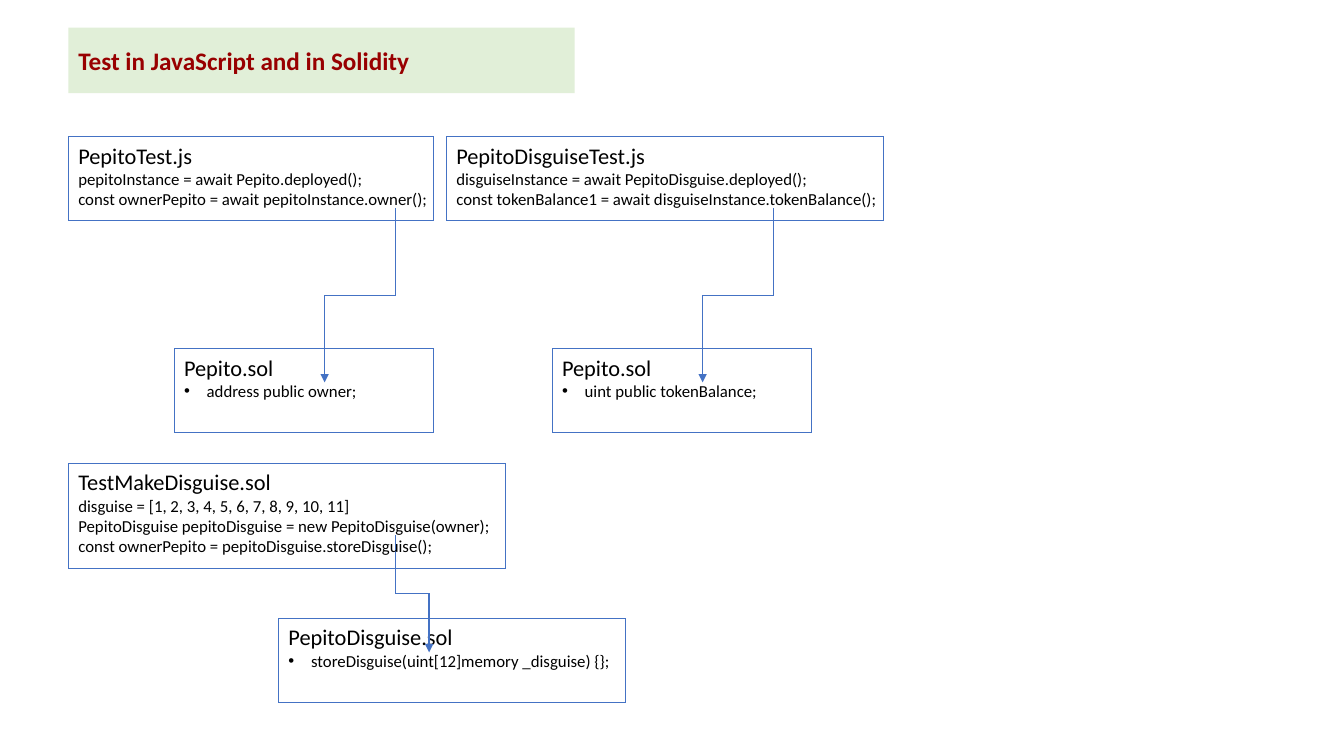
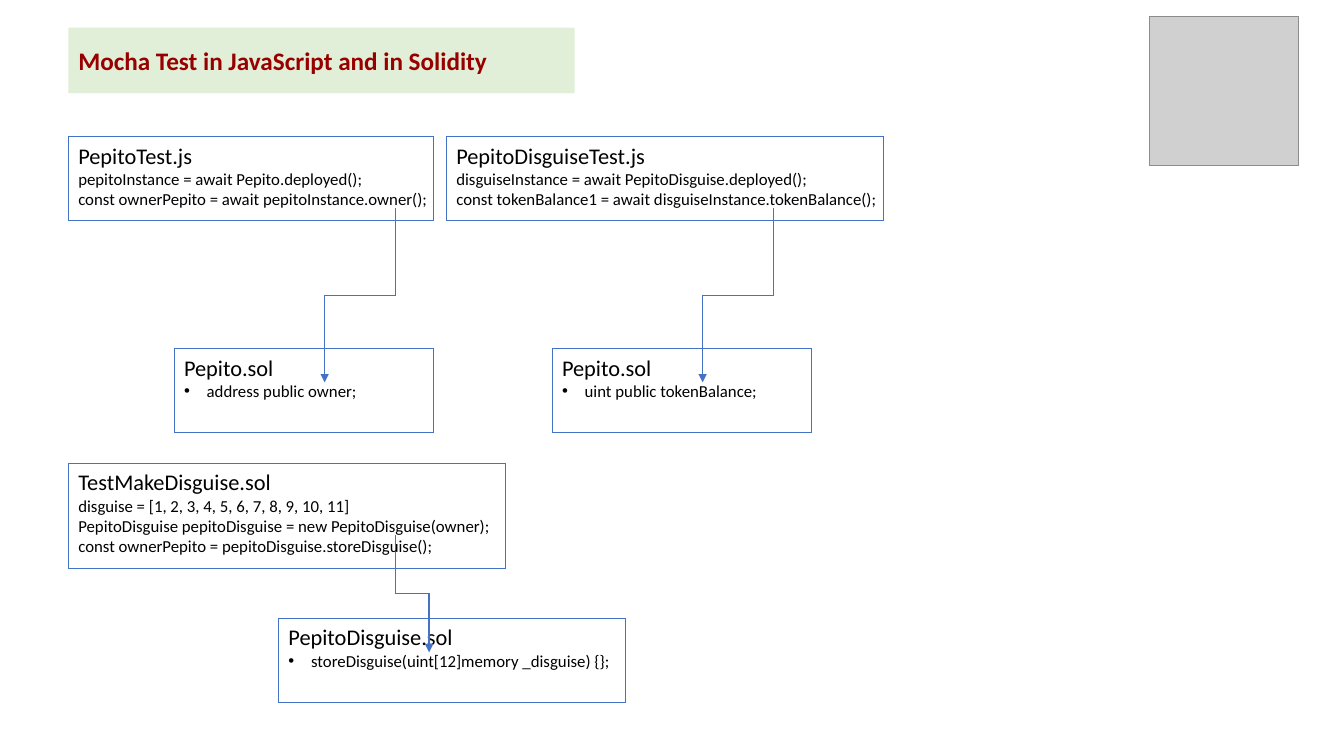
Before and after one commit to kvutien/Project-Machu-Picchu-2020, a slide deck: slide 3 of Pepito/Final Project Design.pptx (slide 8 before the commit). Drawn at 1344x756 pixels with LibreOffice and Linux fonts; fonts in the diff are those of the drawing; grey boxes stand for pictures. Boxes give left, top, right and bottom in pixels: in the first picture for what was removed or moved away, otherwise in the second. Text is boxed around its words. In the diff, an @@ line names an element or a change of style, - is before the commit and + after.

```diff
--- a/Pepito/Final Project Design.pptx
+++ b/Pepito/Final Project Design.pptx
@@ picture added at box(1149, 16, 1300, 166) @@
@@ text in rectangle at box(78, 52, 487, 74): text changed @@
-Test in JavaScript and in Solidity
+Mocha Test in JavaScript and in Solidity
```
Also in this commit, not shown: 7 other slides changed, 1 slide added, 8 other files.
